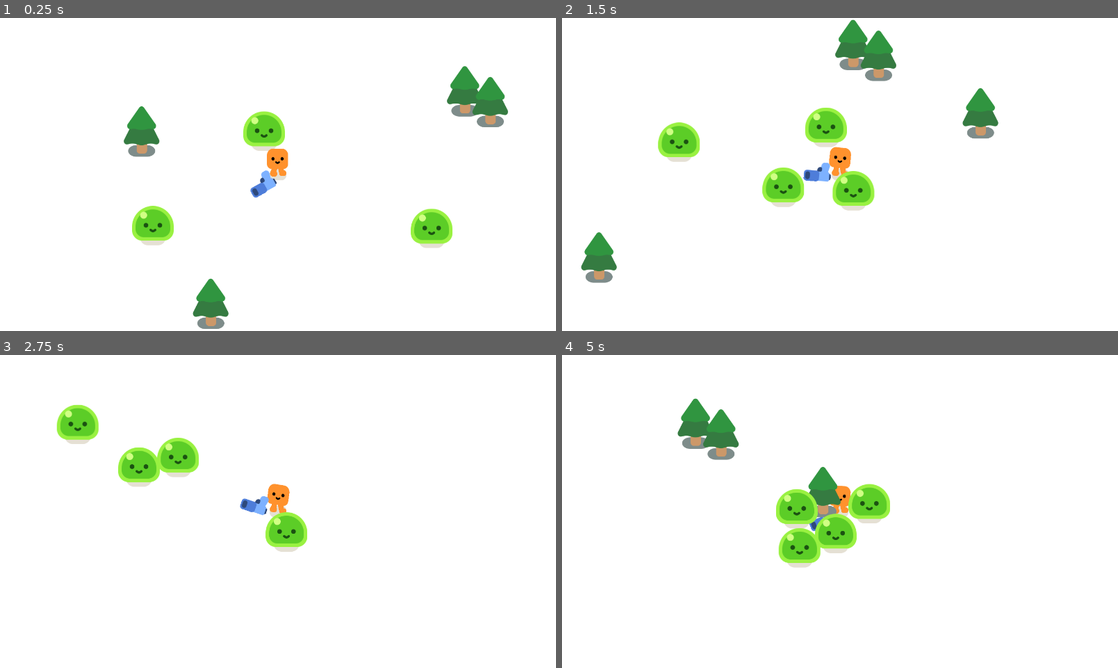
Above: before the commit, frames 1-4 (two rows, left to right).
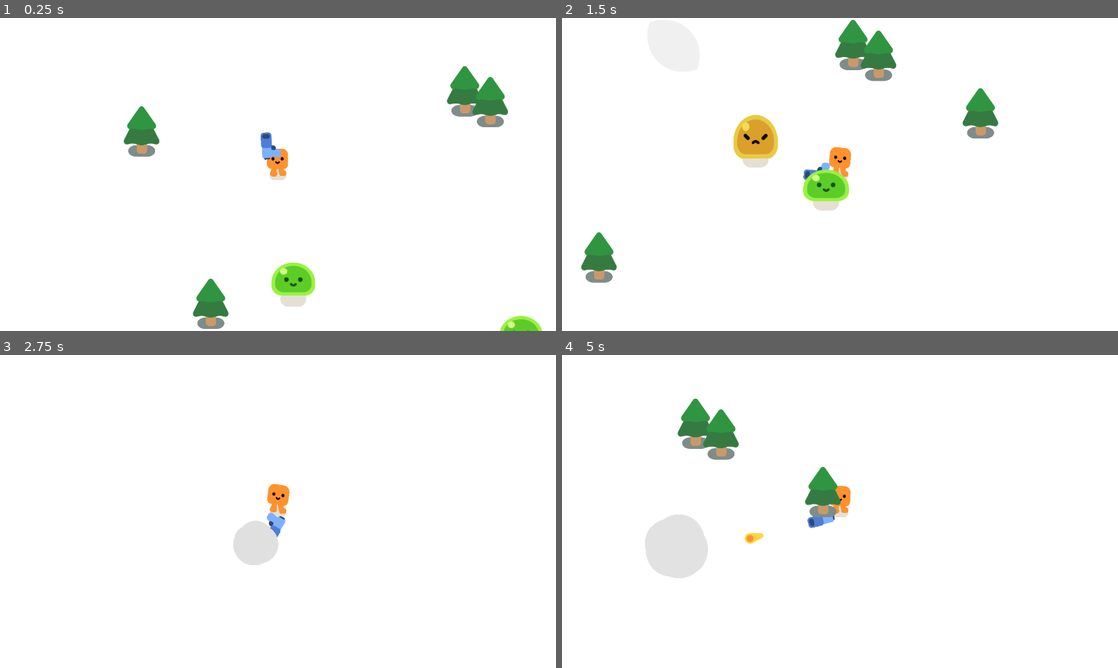
Above: after the commit, the same moments.

Repository: RuhlMirko/godot-learning
Game: Godot game, scene res://survivors_game.tscn
Two runs of this game, one before a commit and one after it. Both use one fixed random seed, a clock stepped at 60 frames per second and the inputs below.
Inputs:
- Up to frame 1 (0.25 s): no input
- Up to frame 2 (1.5 s): hold D (move_right) 0.53-1.28 s; hold S (move_down) from 1.28 s (still down)
- Up to frame 3 (2.75 s): release S (move_down) at 2.03 s; hold D (move_right) from 2.03 s (still down)
- Up to frame 4 (5 s): release D (move_right) at 2.78 s; hold W (move_up) 2.78-3.53 s; hold A (move_left) from 3.53 s (still down)

The runs differ from the first frame. In frame 1, 3.7% of the frame differs, in the area x 23-98%, y 29-100%; in frame 2, 4.7%; in frame 3, 4.1%; in frame 4, 5.0%, in the area x 15-59%, y 41-72%.

Commit message:
Gun automatically shoots

Diff:
--- a/2d-project-assets/bullet.tscn
+++ b/2d-project-assets/bullet.tscn
@@ -7,6 +7,7 @@
 radius = 17.0
 
 [node name="Bullet" type="Area2D" unique_id=352426650]
+top_level = true
 collision_layer = 0
 collision_mask = 3
 script = ExtResource("1_v8qja")
--- a/2d-project-assets/gun.gd
+++ b/2d-project-assets/gun.gd
@@ -5,3 +5,16 @@
 	if enemies_in_range.size() > 0:
 		var target_enemy = enemies_in_range[0]
 		look_at(target_enemy.global_position)
+
+func shoot():
+	const BULLET = preload("res://bullet.tscn")
+	var new_bullet = BULLET.instantiate()
+	new_bullet.global_position = %ShootingPoint.global_position
+	new_bullet.global_rotation = %ShootingPoint.global_rotation
+	%ShootingPoint.add_child(new_bullet)
+
+
+func _on_timer_timeout() -> void:
+	var enemies_in_range = get_overlapping_bodies()
+	if enemies_in_range.size() > 0:
+		shoot()
--- a/2d-project-assets/gun.tscn
+++ b/2d-project-assets/gun.tscn
@@ -21,4 +21,11 @@
 texture = ExtResource("1_vk1bi")
 
 [node name="ShootingPoint" type="Marker2D" parent="WeaponPivot/Pistol" unique_id=519952455]
+unique_name_in_owner = true
 position = Vector2(5, -12)
+
+[node name="Timer" type="Timer" parent="." unique_id=851931536]
+wait_time = 0.3
+autostart = true
+
+[connection signal="timeout" from="Timer" to="." method="_on_timer_timeout"]
--- a/2d-project-assets/mob.gd
+++ b/2d-project-assets/mob.gd
@@ -1,10 +1,25 @@
 extends CharacterBody2D
 
 const MOB_SPEED = 300.0
+var base_health = randf_range(20, 100)
 
 @onready var player = $"../../Player"
+
+func _ready():
+	%Slime.play_walk()
 
 func _physics_process(delta: float) -> void:
 	var direction = global_position.direction_to(player.global_position)
 	velocity = direction * MOB_SPEED
 	move_and_slide()
+
+func take_damage()->void:
+	%Slime.play_hurt()
+	base_health -= 20
+	if base_health <= 0:
+		queue_free()
+
+		const SMOKE_EXPLOSION = preload("uid://dhmhmrth6rdce")
+		var smoke = SMOKE_EXPLOSION.instantiate()
+		get_parent().add_child(smoke)
+		smoke.global_position = global_position
--- a/2d-project-assets/mob.tscn
+++ b/2d-project-assets/mob.tscn
@@ -12,6 +12,7 @@
 script = ExtResource("1_nokgg")
 
 [node name="Slime" parent="." unique_id=2008890567 instance=ExtResource("1_dy6sc")]
+unique_name_in_owner = true
 
 [node name="CollisionShape2D" type="CollisionShape2D" parent="." unique_id=1969742928]
 position = Vector2(1, -32)
--- a/2d-project-assets/player.gd
+++ b/2d-project-assets/player.gd
@@ -1,6 +1,11 @@
 extends CharacterBody2D
 
-const BASE_SPEED = 600
+signal health_depleted
+
+const BASE_SPEED : int= 600
+const BASE_HEALTH : float = 100.0
+var curr_health: float = BASE_HEALTH
+const DAMEGE_RATE: float = 5.0
 
 func _physics_process(delta: float) -> void:
 	var direction := Input.get_vector("move_left","move_right","move_up","move_down")
@@ -11,3 +16,10 @@
 		%HappyBoo.play_walk_animation()
 	else:
 		%HappyBoo.play_idle_animation()
+
+
+	var overlapping_mobs = %HurtBox.get_overlapping_bodies()
+	if overlapping_mobs.size()>0:
+		curr_health -= DAMEGE_RATE * overlapping_mobs.size() * delta
+		if curr_health <= 0.0:
+			health_depleted.emit()
--- a/2d-project-assets/player.tscn
+++ b/2d-project-assets/player.tscn
@@ -7,6 +7,9 @@
 [sub_resource type="CapsuleShape2D" id="CapsuleShape2D_i3pqv"]
 radius = 9.737554
 height = 94.459625
+
+[sub_resource type="CircleShape2D" id="CircleShape2D_i3pqv"]
+radius = 34.0147
 
 [node name="Player" type="CharacterBody2D" unique_id=967538582]
 script = ExtResource("1_onrkg")
@@ -24,3 +27,13 @@
 
 [node name="Gun" parent="." unique_id=1411222839 instance=ExtResource("3_i3pqv")]
 position = Vector2(0, -18)
+
+[node name="HurtBox" type="Area2D" parent="." unique_id=830782453]
+unique_name_in_owner = true
+collision_layer = 0
+collision_mask = 2
+
+[node name="CollisionShape2D" type="CollisionShape2D" parent="HurtBox" unique_id=558582991]
+position = Vector2(-1, -15)
+shape = SubResource("CircleShape2D_i3pqv")
+debug_color = Color(0.91646, 0.2268039, 0.45691037, 0.41960785)
--- a/2d-project-assets/survivors_game.tscn
+++ b/2d-project-assets/survivors_game.tscn
@@ -40,13 +40,13 @@
 [node name="Mobs" type="Node" parent="." unique_id=1179286137]
 
 [node name="Mob" parent="Mobs" unique_id=1935145560 instance=ExtResource("3_7jj1j")]
-position = Vector2(327, 604)
+position = Vector2(-275, 518)
 
 [node name="Mob2" parent="Mobs" unique_id=277494103 instance=ExtResource("3_7jj1j")]
-position = Vector2(657, 269)
+position = Vector2(691, -162)
 
 [node name="Mob3" parent="Mobs" unique_id=684774778 instance=ExtResource("3_7jj1j")]
-position = Vector2(1185, 607)
+position = Vector2(767, 804)
 
 [node name="Mob4" parent="Mobs" unique_id=780760971 instance=ExtResource("3_7jj1j")]
-position = Vector2(1037, 979)
+position = Vector2(1408, 912)
